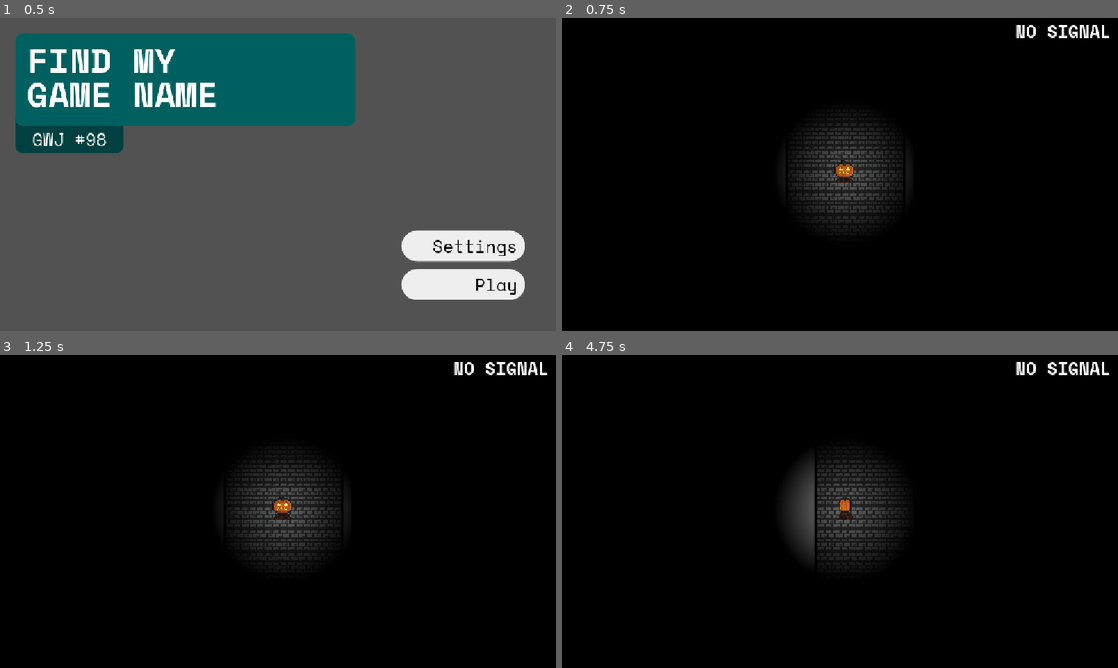
Above: before the commit, frames 1-4 (two rows, left to right).
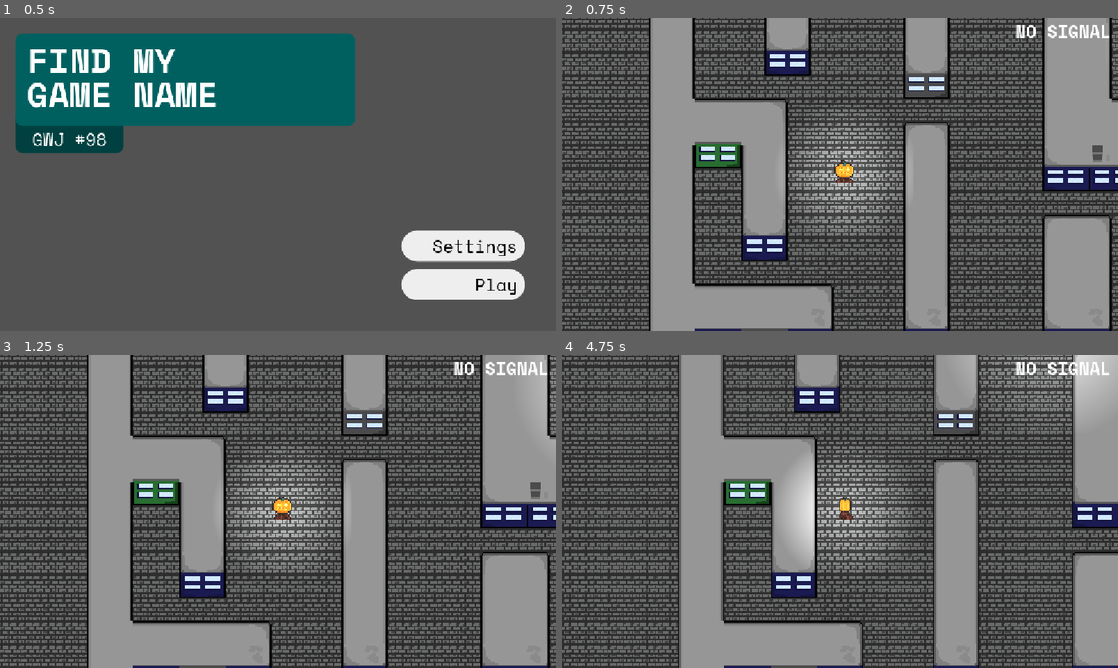
Above: after the commit, the same moments.

Repository: TurbogamesDev/godot-wild-jam-98
Game: Godot game, scene res://assets/scenes/ui/main_menu.tscn
Same seed, same stepped clock (60 frames per second), same inputs: the game is played once before the commit and once after it. The engine's default icon, where the game draws it, is replaced by a stand-in: a white triangle on a blue panel in a dark square.
Inputs (mouse positions are in pixels of both pictures, inside the frame that each line leads up to):
- Up to frame 1 (0.5 s): no input
- Up to frame 2 (0.75 s): click "Play" at 0.5 s
- Up to frame 3 (1.25 s): no input
- Up to frame 4 (4.75 s): tap Enter at 1.25 s; move the mouse to (962, 495) at 1.27 s; hold D (right) 1.28-2.03 s; click (962, 495) at 1.42 s; move the mouse to (728, 527) at 2.02 s; hold S (down) 2.03-2.78 s; move the mouse to (895, 442) at 2.77 s; hold D (right) 2.78-3.53 s; move the mouse to (812, 574) at 3.52 s; hold W (up) 3.53-4.28 s; click (812, 574) at 3.67 s; move the mouse to (1006, 558) at 4.27 s; hold A (left) from 4.28 s (still down)

Frame 1 is identical in both runs. In frame 2, 97% of the frame differs, in the area x 0-100%, y 0-100%; in frame 3, 97%; in frame 4, 98%.

Commit message:
Add placeholder win and lose screens. Connect enemy and end point to respective scenes.

Diff:
--- a/assets/scenes/levels/test_level2.tscn
+++ b/assets/scenes/levels/test_level2.tscn
@@ -11,6 +11,7 @@
 [ext_resource type="PackedScene" uid="uid://djtxrgbi6w7cw" path="res://assets/scenes/ui/level_hud.tscn" id="7_linip"]
 [ext_resource type="Texture2D" uid="uid://b6i2mqe8rpaow" path="res://icon.svg" id="8_aruyh"]
 [ext_resource type="Texture2D" uid="uid://blnao66mwvune" path="res://assets/sprites/Tilemaps/Building2TileMap.png" id="8_n0d4k"]
+[ext_resource type="Script" uid="uid://cf6msnblml58o" path="res://assets/scripts/ui_script/maze_win.gd" id="12_y7eue"]
 
 [sub_resource type="Gradient" id="Gradient_aruyh"]
 offsets = PackedFloat32Array(0, 0.6418269)
@@ -580,6 +581,9 @@
 shader_parameter/fade_start = 0.0
 shader_parameter/fade_end = 1.0
 
+[sub_resource type="RectangleShape2D" id="RectangleShape2D_3hfh6"]
+size = Vector2(80, 36.022232)
+
 [node name="test_level" type="Node2D" unique_id=622526895]
 
 [node name="Lights" type="Node" parent="." unique_id=841060932]
@@ -601,7 +605,7 @@
 texture = SubResource("GradientTexture2D_0qui0")
 
 [node name="Floor" type="TileMapLayer" parent="." unique_id=61424353]
-tile_map_data = PackedByteArray("AAAAAA8AAAAGAAAAAAABAA8AAAAGAAAAAAD//xAAAAAGAAAAAAALAAoAAQAAAAAAAAALAAsAAQAAAAAAAAALAAwAAQA …(48859 unchanged characters)…
+tile_map_data = PackedByteArray("AAALAAoAAQAAAAAAAAALAAsAAQAAAAAAAAALAAwAAQA …(48859 unchanged characters)…
 tile_set = SubResource("TileSet_ggla2")
 
 [node name="player" parent="." unique_id=1460654996 instance=ExtResource("1_yt64p")]
@@ -692,9 +696,11 @@
 player = NodePath("../../player")
 
 [node name="CanvasModulate" type="CanvasModulate" parent="." unique_id=1213525282]
+visible = false
 color = Color(0, 0, 0, 1)
 
 [node name="Fog of war" type="Sprite2D" parent="." unique_id=1268816554]
+visible = false
 light_mask = 2
 z_index = 10
 material = SubResource("ShaderMaterial_n0d4k")
@@ -718,4 +724,13 @@
 position = Vector2(1452, 463)
 player = NodePath("../player")
 
+[node name="MazeWin" type="Area2D" parent="." unique_id=1863521186]
+position = Vector2(1244.7649, 148.97777)
+script = ExtResource("12_y7eue")
+
+[node name="CollisionShape2D" type="CollisionShape2D" parent="MazeWin" unique_id=1443623656]
+position = Vector2(11.235107, -2.9666595)
+shape = SubResource("RectangleShape2D_3hfh6")
+
 [connection signal="signal_changed" from="player" to="CanvasLayer/MapUI" method="_on_player_signal_changed"]
+[connection signal="body_entered" from="MazeWin" to="MazeWin" method="_on_body_entered"]
--- /dev/null
+++ b/assets/scenes/ui/death_screen.tscn
@@ -0,0 +1,43 @@
+[gd_scene format=3 uid="uid://df3txrd2yxpw3"]
+
+[sub_resource type="Gradient" id="Gradient_07m4a"]
+offsets = PackedFloat32Array(0.43509614, 0.81490386, 1)
+colors = PackedColorArray(0, 0, 0, 1, 0.46494466, 0.46494466, 0.46494466, 1, 1, 1, 1, 1)
+
+[sub_resource type="GradientTexture2D" id="GradientTexture2D_n28qj"]
+gradient = SubResource("Gradient_07m4a")
+fill = 2
+fill_from = Vector2(0.5225694, 0.5086806)
+
+[node name="DeathScreen" type="Control" unique_id=1460882185]
+layout_mode = 3
+anchors_preset = 15
+anchor_right = 1.0
+anchor_bottom = 1.0
+grow_horizontal = 2
+grow_vertical = 2
+
+[node name="TextureRect" type="TextureRect" parent="." unique_id=1219626699]
+layout_mode = 1
+anchors_preset = 15
+anchor_right = 1.0
+anchor_bottom = 1.0
+grow_horizontal = 2
+grow_vertical = 2
+texture = SubResource("GradientTexture2D_n28qj")
+
+[node name="Label" type="Label" parent="." unique_id=1661057430]
+layout_mode = 1
+anchors_preset = 8
+anchor_left = 0.5
+anchor_top = 0.5
+anchor_right = 0.5
+anchor_bottom = 0.5
+offset_left = -235.0
+offset_top = -75.0
+offset_right = 382.0
+offset_bottom = 100.0
+grow_horizontal = 2
+grow_vertical = 2
+theme_override_font_sizes/font_size = 96
+text = "YOU LOSE"
--- /dev/null
+++ b/assets/scenes/ui/win_screen.tscn
@@ -0,0 +1,44 @@
+[gd_scene format=3 uid="uid://dq6jwa54rdes8"]
+
+[sub_resource type="Gradient" id="Gradient_07m4a"]
+offsets = PackedFloat32Array(0.48798078, 1)
+colors = PackedColorArray(1, 1, 1, 1, 0, 0, 0, 1)
+
+[sub_resource type="GradientTexture2D" id="GradientTexture2D_n28qj"]
+gradient = SubResource("Gradient_07m4a")
+fill = 2
+fill_from = Vector2(0.5086806, 0.5052083)
+
+[node name="WinScreen" type="Control" unique_id=1460882185]
+layout_mode = 3
+anchors_preset = 15
+anchor_right = 1.0
+anchor_bottom = 1.0
+grow_horizontal = 2
+grow_vertical = 2
+
+[node name="TextureRect" type="TextureRect" parent="." unique_id=1219626699]
+layout_mode = 1
+anchors_preset = 15
+anchor_right = 1.0
+anchor_bottom = 1.0
+grow_horizontal = 2
+grow_vertical = 2
+texture = SubResource("GradientTexture2D_n28qj")
+
+[node name="Label" type="Label" parent="." unique_id=1661057430]
+layout_mode = 1
+anchors_preset = 8
+anchor_left = 0.5
+anchor_top = 0.5
+anchor_right = 0.5
+anchor_bottom = 0.5
+offset_left = -210.0
+offset_top = -66.0
+offset_right = 407.0
+offset_bottom = 109.0
+grow_horizontal = 2
+grow_vertical = 2
+theme_override_colors/font_color = Color(0, 0, 0, 1)
+theme_override_font_sizes/font_size = 96
+text = "YOU WIN"
--- a/assets/scripts/gameplay/enemy.gd
+++ b/assets/scripts/gameplay/enemy.gd
@@ -12,11 +12,13 @@
 @onready var sight: Area2D = $SightArea
 @onready var catch: Area2D = $CatchArea
 
+@export var player: Node2D  # Only set while the player is inside the circle
 var state := State.WANDER   # Switch between states easier idk
-@export var player: Node2D          # Only set while the player is inside the circle
 var lost_timer := 1.0       # Time the enemy sits still after losing you
 
 var player_in_sight: bool = false
+
+const LOSE_SCREEN := "res://assets/scenes/ui/death_screen.tscn"
 
 func _ready() -> void:
 	add_to_group("enemies") # Connecting different things
@@ -38,7 +40,7 @@
 # Lose function
 func _on_catch_entered(body: Node2D) -> void:
 	if body.is_in_group("player"):
-		print("you are dead")
+		get_tree().change_scene_to_file(LOSE_SCREEN)
 
 # Investigate the map ping if relatively close
 func investigate(pos: Vector2) -> void:
--- /dev/null
+++ b/assets/scripts/ui_script/maze_win.gd
@@ -0,0 +1,7 @@
+extends Area2D
+
+const WIN_SCREEN = "res://assets/scenes/ui/win_screen.tscn"
+
+func _on_body_entered(body: Node2D) -> void:
+	if body.is_in_group("player"):
+		get_tree().change_scene_to_file(WIN_SCREEN)
Not shown, added: assets/scripts/ui_script/maze_win.gd.uid
